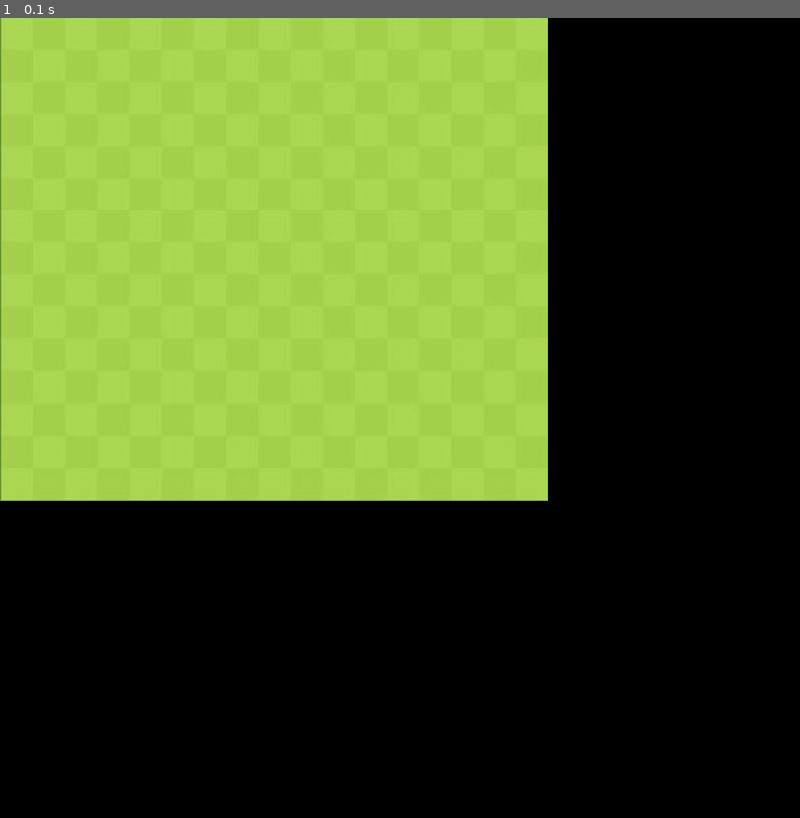
Above: before the commit, frame 1.
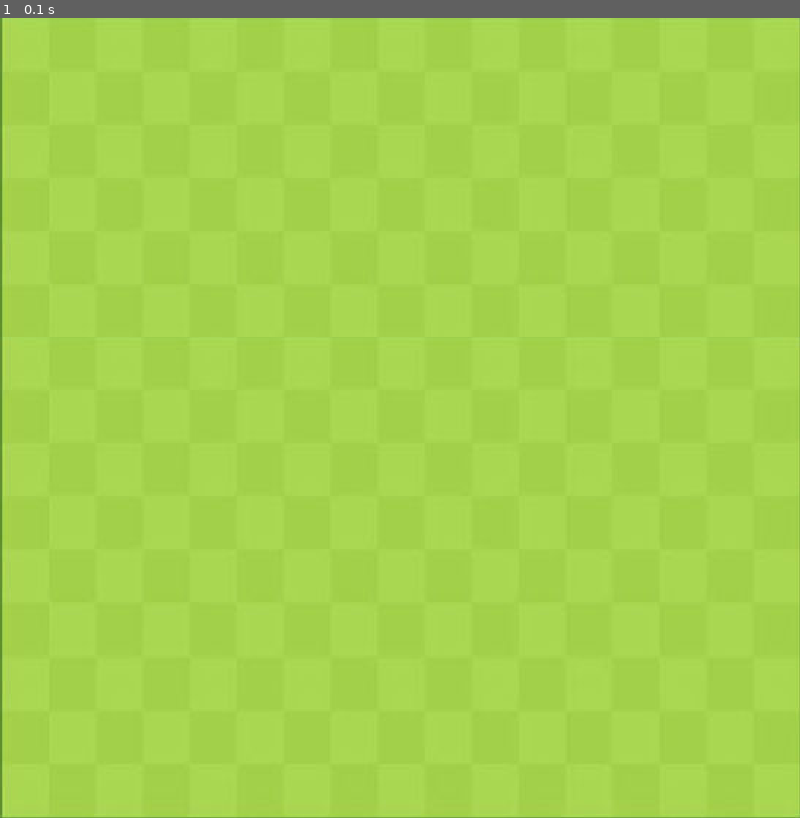
Above: after the commit, the same moment.

Repository: Aristo2810/Python
Game: pygame game, started from Snake/main.py
Two runs of this game, one before a commit and one after it. Both use one fixed random seed, a clock stepped at 60 frames per second and the inputs below.
Inputs:
- Up to frame 1 (0.1 s): no input

The runs differ from the first frame. In frame 1, 59% of the frame differs, in the area x 0-100%, y 0-100%.

Commit message:
maj des fichiers

Diff:
--- a/Snake/main.py
+++ b/Snake/main.py
@@ -4,17 +4,17 @@
 
 
 pygame.init()
-
 fenetre = pygame.display.set_mode((LONGUEUR, LARGEUR))
 bg = pygame.image.load("assets/bg.jpg").convert()
-fenetre.blit(bg, (0, 0))
-pygame.display.update()
+bg = pygame.transform.scale(bg, (LONGUEUR, LARGEUR))
 running = True
 while running:
     for event in pygame.event.get():
         if event.type == QUIT:
             running = True
 
-    pygame.display.update()
+    fenetre.fill((0, 0, 0))
+    fenetre.blit(bg, (0, 0))
+    pygame.display.flip()
 
 pygame.quit()
Binary file added: Snake/assets/bas.png
